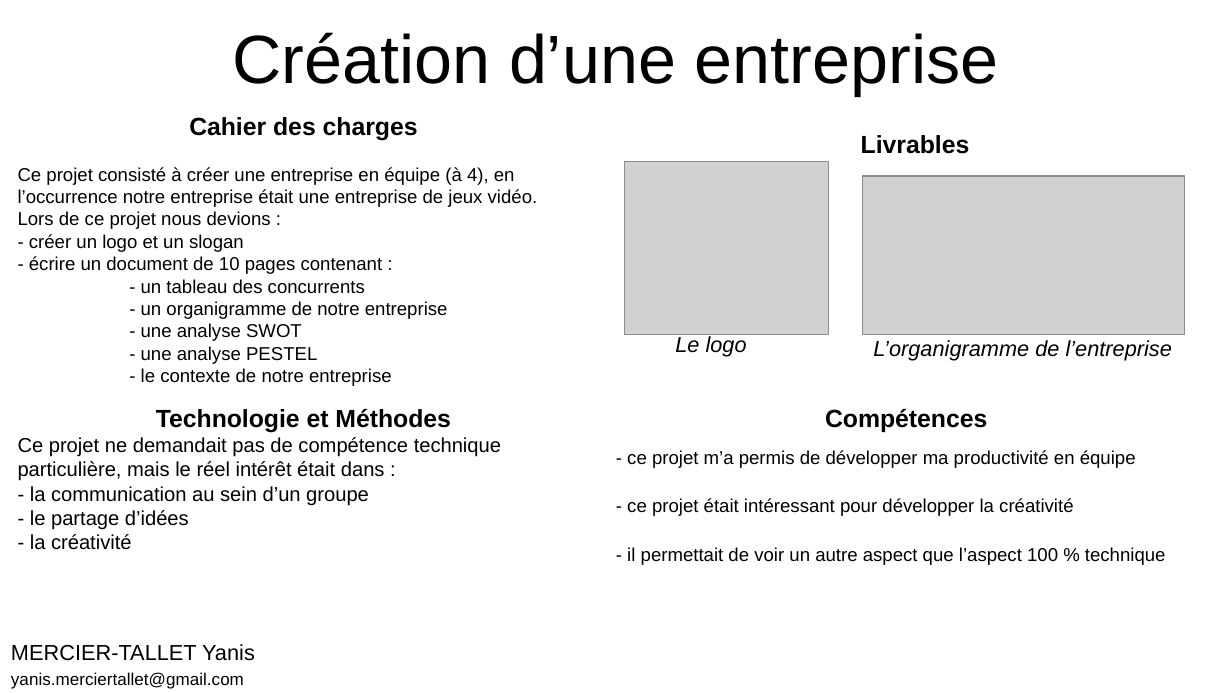
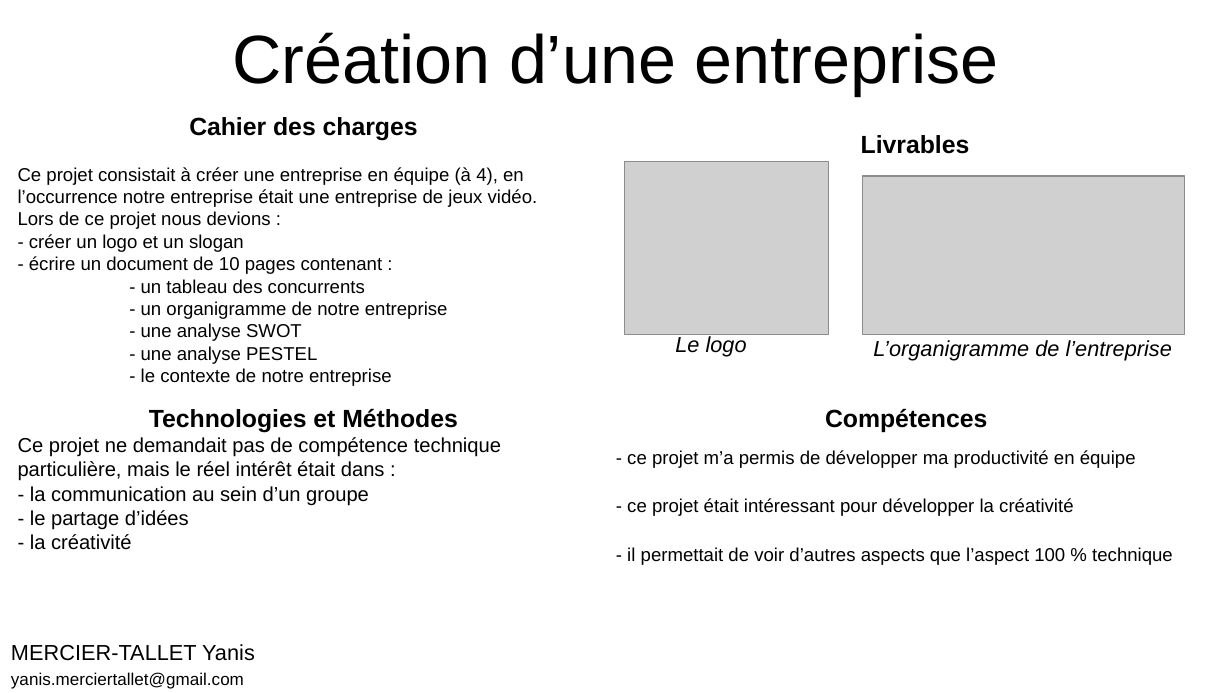
Before and after one commit to YanisMercier-Tallet/YanisMercier-Tallet.github.io, a slide deck: slide 1 of PORTFOLIO/listePortfolioSAE/PortfolioDefinitif/CreationEntreprise.odp. Drawn at 1232x693 pixels with LibreOffice and Linux fonts; fonts in the diff are those of the drawing; grey boxes stand for pictures. Boxes give left, top, right and bottom in pixels: in the first picture for what was removed or moved away, otherwise in the second. Text is boxed around its words. In the diff, an @@ line names an element or a change of style, - is before the commit and + after.

```diff
--- a/PORTFOLIO/listePortfolioSAE/PortfolioDefinitif/CreationEntreprise.odp
+++ b/PORTFOLIO/listePortfolioSAE/PortfolioDefinitif/CreationEntreprise.odp
@@ text at (18, 167, 538, 207): text changed @@
-Ce projet consisté à créer une entreprise en équipe (à 4), en l’occurrence notre entreprise était une entreprise de jeux vidéo.
+Ce projet consistait à créer une entreprise en équipe (à 4), en l’occurrence notre entreprise était une entreprise de jeux vidéo.
@@ text at (149, 408, 458, 433): text changed @@
-Technologie et Méthodes
+Technologies et Méthodes
@@ text at (627, 547, 1173, 565): text changed @@
-- il permettait de voir un autre aspect que l’aspect 100 % technique
+- il permettait de voir d’autres aspects que l’aspect 100 % technique
```
Also in this commit, not shown: 11 other files.
